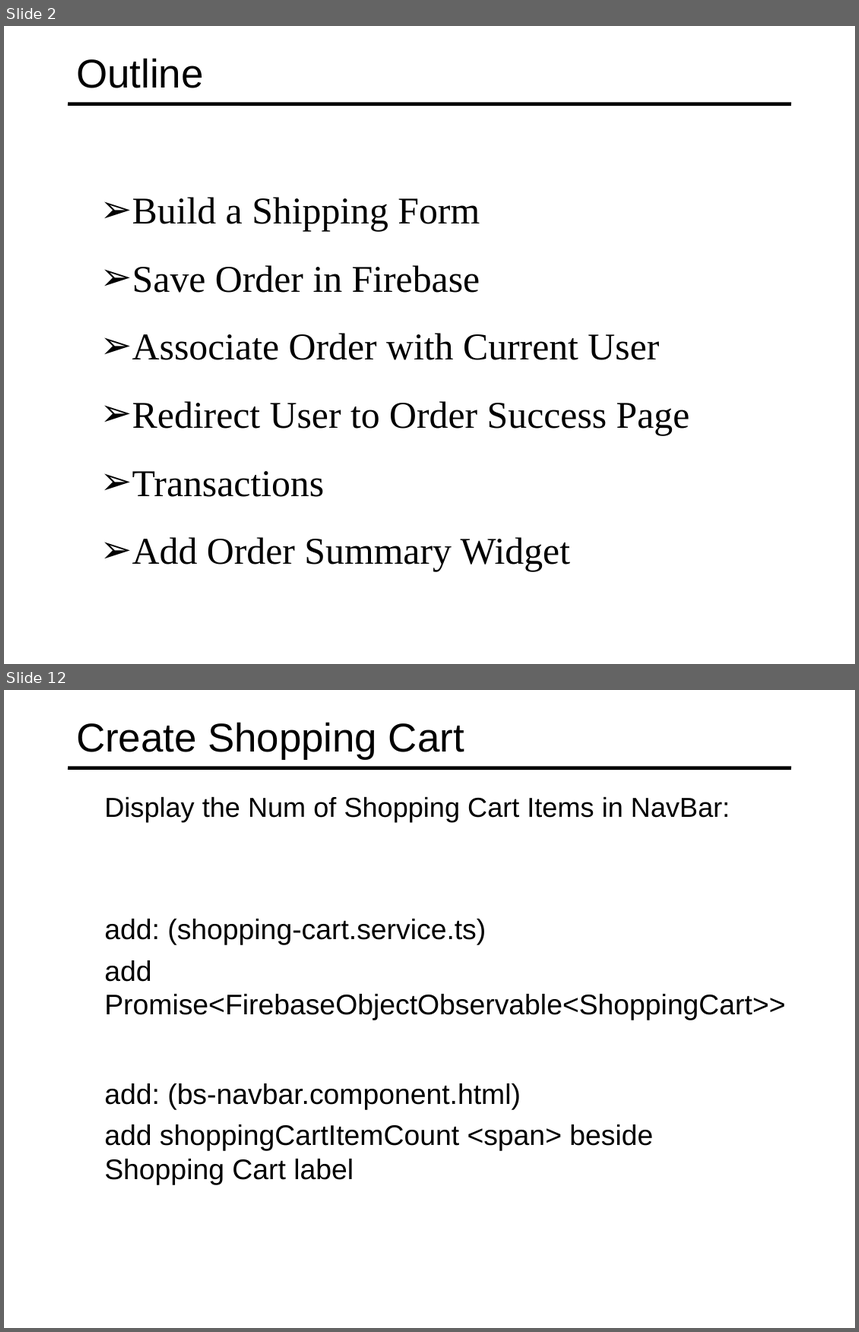
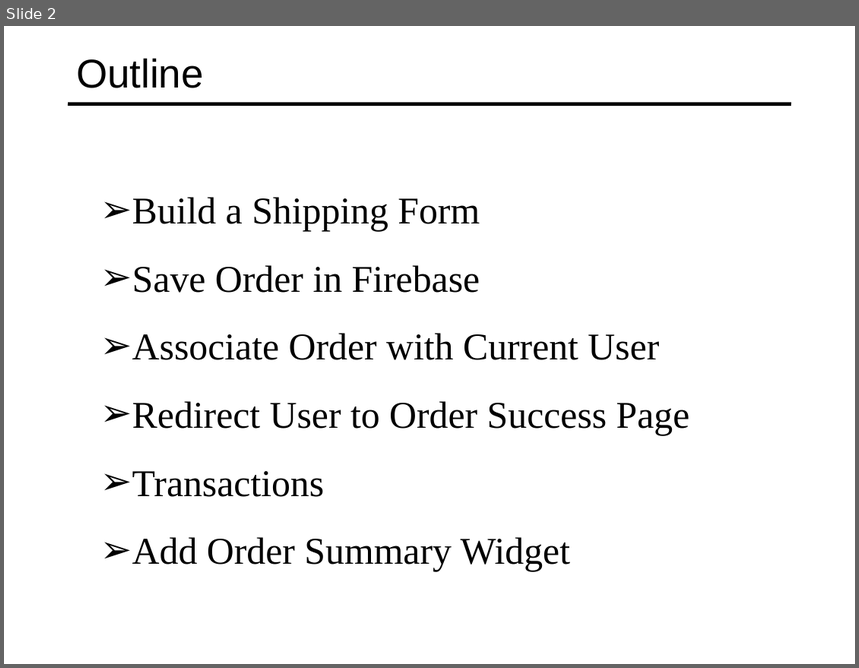
Before and after one commit to specter01wj/Jago_Link_Training, a slide deck: Angular/Angular7/Angular Advanced Course/Project/22.Project_Check Out Module/L6_Project_Check Out Module.ppt. Shown one above the other, each under a label of ours: slides 2 and 12 before the commit, slide 2 after it; the slides between them are not shown. The pictures are 859x1332 and 859x668 pixels, drawn with LibreOffice and Linux fonts; fonts in the diff are those of the drawing. Boxes give left, top, right and bottom in pixels: in the first picture for what was removed or moved away, otherwise in the second. Text is boxed around its words. In the diff, an @@ line names an element or a change of style, - is before the commit and + after.

```diff
--- a/Angular/Angular7/Angular Advanced Course/Project/22.Project_Check Out Module/L6_Project_Check Out Module.ppt
+++ b/Angular/Angular7/Angular Advanced Course/Project/22.Project_Check Out Module/L6_Project_Check Out Module.ppt
@@ slide 12 removed at (x1=4, y1=690, x2=855, y2=1328), background #FFFFFF; not listed: 1 template element that a slide beside it also shows @@
@@ title removed at (x1=76, y1=722, x2=465, y2=760) @@
-Create Shopping Cart
@@ text removed at (x1=104, y1=797, x2=730, y2=822) @@
-  Display the Num of Shopping Cart Items in NavBar:
@@ text removed at (x1=104, y1=919, x2=785, y2=1021) @@
-  add: (shopping-cart.service.ts)
-  add Promise<FirebaseObjectObservable<ShoppingCart>>
@@ text removed at (x1=104, y1=1084, x2=653, y2=1186) @@
-  add: (bs-navbar.component.html)
-  add shoppingCartItemCount <span> beside Shopping Cart label
```
Also in this commit, not shown: 1 slide changed, 21 other slides removed, 1 other file.
